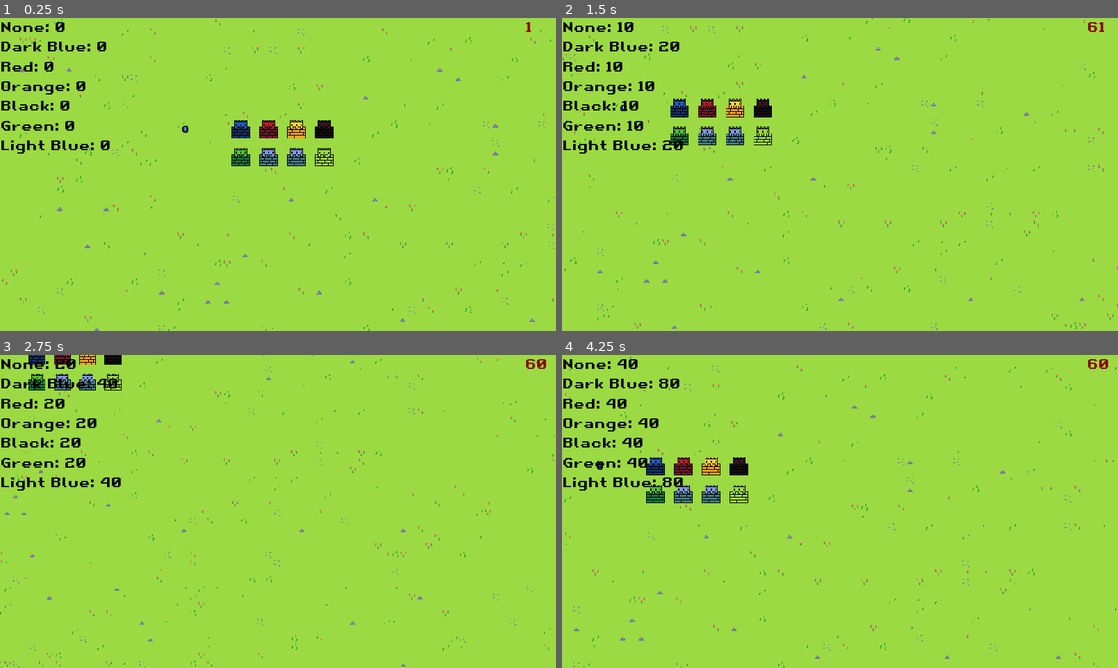
Above: before the commit, frames 1-4 (two rows, left to right).
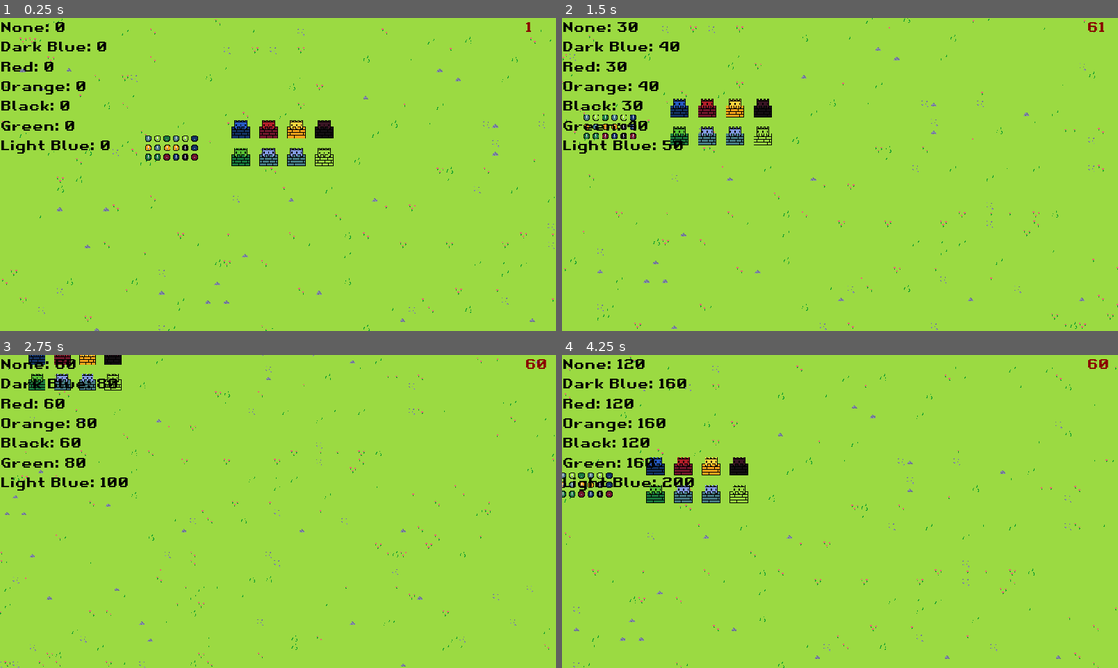
Above: after the commit, the same moments.

Repository: UltraMKF12/KingdomsRevolt
Game: Godot game, scene res://Scenes/WorldMap.tscn
The game is run twice, just before and just after one commit, with the same random seed, the same clock (stepped at 60 frames per second) and the same inputs.
Inputs (mouse positions are in pixels of both pictures, inside the frame that each line leads up to):
- Up to frame 1 (0.25 s): no input
- Up to frame 2 (1.5 s): tap Enter at 0.5 s; move the mouse to (801, 130) at 0.52 s; hold Right (ui_right) 0.53-1.28 s; click (801, 130) at 0.6 s; move the mouse to (728, 130) at 1.27 s; hold Down (ui_down) from 1.28 s (still down); click (728, 130) at 1.35 s
- Up to frame 3 (2.75 s): move the mouse to (200, 364) at 2.02 s; release Down (ui_down) at 2.03 s; hold Right (ui_right) from 2.03 s (still down); tap Mouse wheel down (mwheel_down) at 2.1 s; click (200, 364) at 2.3 s
- Up to frame 4 (4.25 s): move the mouse to (600, 383) at 2.77 s; release Right (ui_right) at 2.78 s; hold Up (ui_up) 2.78-3.53 s; tap Mouse wheel up (mwheel_up) at 2.85 s; click (600, 383) at 3.05 s; move the mouse to (606, 442) at 3.52 s; hold Left (ui_left) from 3.53 s (still down); click (606, 442) at 3.6 s

The runs differ from the first frame. In frame 1, 0.4% of the frame differs, in the area x 26-36%, y 34-46%; in frame 2, 0.8%; in frame 3, 0.2%; in frame 4, 1.0%, in the area x 0-24%, y 1-46%.

Commit message:
Player unit selection

Diff:
--- a/Scenes/WorldMap.tscn
+++ b/Scenes/WorldMap.tscn
@@ -63,6 +63,10 @@
 margin_right = 960.0
 margin_bottom = 540.0
 mouse_filter = 2
+__meta__ = {
+"_edit_group_": true,
+"_edit_lock_": true
+}
 
 [node name="Gold Text" type="Label" parent="UI/Control"]
 margin_right = 40.0
@@ -136,4 +140,55 @@
 position = Vector2( 560, 240 )
 
 [node name="Unit" parent="." instance=ExtResource( 8 )]
-position = Vector2( 320, 192 )
+position = Vector2( 304, 208 )
+
+[node name="Unit2" parent="." instance=ExtResource( 8 )]
+position = Vector2( 304, 224 )
+
+[node name="Unit3" parent="." instance=ExtResource( 8 )]
+position = Vector2( 320, 208 )
+
+[node name="Unit4" parent="." instance=ExtResource( 8 )]
+position = Vector2( 272, 208 )
+
+[node name="Unit5" parent="." instance=ExtResource( 8 )]
+position = Vector2( 272, 224 )
+
+[node name="Unit6" parent="." instance=ExtResource( 8 )]
+position = Vector2( 336, 208 )
+
+[node name="Unit7" parent="." instance=ExtResource( 8 )]
+position = Vector2( 288, 240 )
+
+[node name="Unit8" parent="." instance=ExtResource( 8 )]
+position = Vector2( 256, 224 )
+
+[node name="Unit9" parent="." instance=ExtResource( 8 )]
+position = Vector2( 304, 240 )
+
+[node name="Unit17" parent="." instance=ExtResource( 8 )]
+position = Vector2( 320, 240 )
+
+[node name="Unit18" parent="." instance=ExtResource( 8 )]
+position = Vector2( 336, 240 )
+
+[node name="Unit10" parent="." instance=ExtResource( 8 )]
+position = Vector2( 256, 240 )
+
+[node name="Unit11" parent="." instance=ExtResource( 8 )]
+position = Vector2( 336, 224 )
+
+[node name="Unit12" parent="." instance=ExtResource( 8 )]
+position = Vector2( 320, 224 )
+
+[node name="Unit13" parent="." instance=ExtResource( 8 )]
+position = Vector2( 288, 208 )
+
+[node name="Unit14" parent="." instance=ExtResource( 8 )]
+position = Vector2( 256, 208 )
+
+[node name="Unit15" parent="." instance=ExtResource( 8 )]
+position = Vector2( 272, 240 )
+
+[node name="Unit16" parent="." instance=ExtResource( 8 )]
+position = Vector2( 289, 224 )
--- a/Scripts/Autoload.gd
+++ b/Scripts/Autoload.gd
@@ -7,6 +7,10 @@
 var player_group: int
 
 
+func _ready():
+	randomize()
+
+
 func _process(delta):
 	if Input.is_action_just_pressed("fullscreen"):
 		OS.window_fullscreen = !OS.window_fullscreen
--- a/Scripts/SelectRectangle.gd
+++ b/Scripts/SelectRectangle.gd
@@ -3,6 +3,7 @@
 var rectangle_start: Vector2 = Vector2.ZERO
 var rectangle_end: Vector2 = Vector2.ZERO
 var selecting: bool
+var selected_units := []
 
 onready var select_area = $SelectArea
 onready var select_shape = $SelectArea/SelectShape
@@ -11,10 +12,20 @@
 	if Input.is_action_just_pressed("mleft"):
 		rectangle_start =  get_global_mouse_position()
 		selecting = true
+		unselect_units()
+
 
 	if	Input.is_action_just_released("mleft"):
 		selecting = false
-		print(select_area.get_overlapping_bodies())
+
+		#Select all player units
+		var selection = select_area.get_overlapping_bodies()
+		for item in selection:
+			if item.is_in_group(Autoload.groups[Autoload.player_group]):
+				selected_units.append(item)
+		print(selected_units)
+		select_units()
+
 
 	update()
 
@@ -46,3 +57,14 @@
 func opacity_color(color: Color, opacity: float) -> Color:
 	color.a = opacity
 	return color
+
+
+func unselect_units():
+	for i in selected_units:
+		i.unselected()
+	selected_units = []
+
+
+func select_units():
+	for i in selected_units:
+		i.selected()
--- a/Scripts/Unit.gd
+++ b/Scripts/Unit.gd
@@ -3,7 +3,7 @@
 onready var sprite = $Type
 
 func _ready():
-	set_unit("sword", 1)
+	set_unit("sword", randi() % Autoload.groups.size())
 
 
 func set_unit(type: String, group: int):
@@ -20,3 +20,10 @@
 			$MageShape.disabled = false
 		"club":
 			$ClubShape.disabled = false
+
+
+func selected():
+	sprite.modulate = Color(2, 2, 2, 1)
+
+func unselected():
+	sprite.modulate = Color(1, 1, 1, 1)
